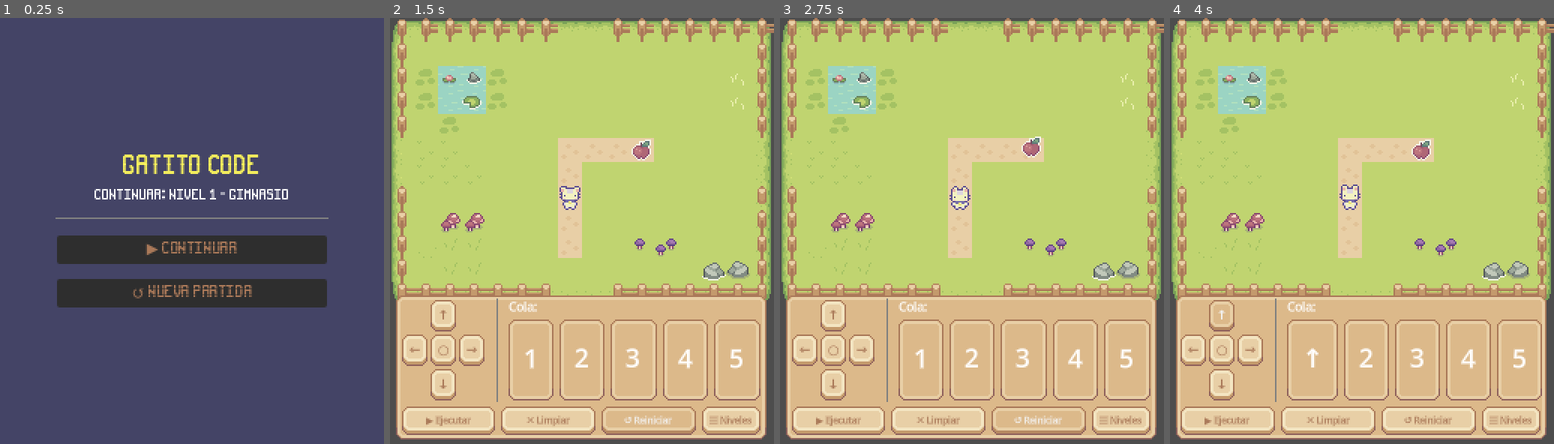
Above: before the commit, frames 1-4 (left to right).
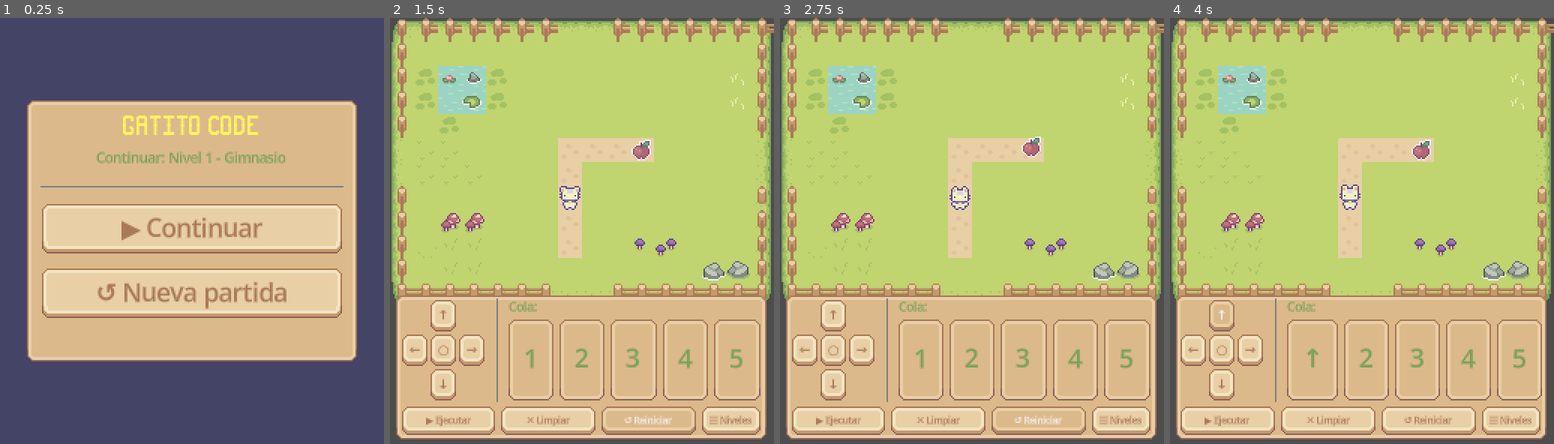
Above: after the commit, the same moments.

Repository: iarabaya/proyecto-integrador-v1
Game: Godot game, scene res://scenes/continue_screen/continue_screen.tscn
The game is run twice, just before and just after one commit, with the same random seed, the same clock (stepped at 60 frames per second) and the same inputs. This scene is started directly instead of the project's main scene.
Inputs:
- Up to frame 1 (0.25 s): no input
- Up to frame 2 (1.5 s): click "▶ Continuar" at 0.5 s; click "↺ Reiniciar" at 1.25 s
- Up to frame 3 (2.75 s): click "↺ Reiniciar" at 2 s
- Up to frame 4 (4 s): click "↺ Reiniciar" at 2.75 s; click "↑" at 3.5 s

The runs differ from the first frame. In frame 1, 53% of the frame differs, in the area x 7-93%, y 19-81%; in frame 2, 0.5%; in frame 3, 0.5%; in frame 4, 0.5%.

Commit message:
feat: more ui updates

Diff:
--- a/scenes/command_ui/command_ui.gd
+++ b/scenes/command_ui/command_ui.gd
@@ -23,7 +23,6 @@
 @onready var _btn_clear:   Button        = $Panel/Margin/VBox/BottomRow/BtnClear
 @onready var _btn_restart: Button        = $Panel/Margin/VBox/BottomRow/BtnRestart
 @onready var _slots_hbox:  HBoxContainer = $Panel/Margin/VBox/TopRow/Queue/Slots
-@onready var _queue_label: Label         = $Panel/Margin/VBox/TopRow/Queue/QueueLabel
 @onready var _btn_levels: Button = $Panel/Margin/VBox/BottomRow/BtnLevels
 
 
--- a/scenes/continue_screen/continue_screen.gd
+++ b/scenes/continue_screen/continue_screen.gd
@@ -2,20 +2,11 @@
 
 const PIXEL_FONT = preload("res://assets/fonts/pixelFont-7-8x14-sproutLands.ttf")
 
-@onready var _subtitle:     Label  = $Background/Center/Card/Subtitle
-@onready var _btn_continue: Button = $Background/Center/Card/BtnContinue
-@onready var _btn_new_game: Button = $Background/Center/Card/BtnNewGame
+@onready var _subtitle:     Label  = $Background/Panel/Margin/Card/Subtitle
+@onready var _btn_continue: Button = $Background/Panel/Margin/Card/BtnContinue
+@onready var _btn_new_game: Button = $Background/Panel/Margin/Card/BtnNewGame
 
 func _ready() -> void:
-	# Apply pixel font everywhere
-	for node in [$Background/Center/Card/Title, _subtitle, _btn_continue, _btn_new_game]:
-		node.add_theme_font_override("font", PIXEL_FONT)
-
-	for btn in [_btn_continue, _btn_new_game]:
-		btn.add_theme_font_size_override("font_size", 10)
-		_style_button(btn)
-
-	$Background/Center/Card/Title.add_theme_font_size_override("font_size", 16)
 	_subtitle.add_theme_font_size_override("font_size", 9)
 
 	# Show the level the player will continue from
@@ -36,20 +27,3 @@
 func _on_new_game() -> void:
 	SaveSystem.reset()
 	SaveSystem.launch_level(SaveSystem.LEVELS[0]["key"])
-
-func _style_button(btn: Button) -> void:
-	var states  := ["normal", "hover", "pressed", "focus", "disabled"]
-	var colors  := [Color(0.18,0.18,0.18), Color(0.30,0.30,0.30),
-					Color(0.10,0.28,0.10), Color(0.18,0.18,0.18), Color(0.12,0.12,0.12)]
-	for i in states.size():
-		var sb := StyleBoxFlat.new()
-		sb.bg_color = colors[i]
-		sb.corner_radius_top_left    = 2
-		sb.corner_radius_top_right   = 2
-		sb.corner_radius_bottom_left = 2
-		sb.corner_radius_bottom_right = 2
-		sb.content_margin_top    = 4
-		sb.content_margin_bottom = 4
-		sb.content_margin_left   = 8
-		sb.content_margin_right  = 8
-		btn.add_theme_stylebox_override(states[i], sb)
--- a/scenes/continue_screen/continue_screen.tscn
+++ b/scenes/continue_screen/continue_screen.tscn
@@ -21,20 +21,38 @@
 grow_vertical = 2
 color = Color(0.26666668, 0.26666668, 0.4, 1)
 
-[node name="Center" type="CenterContainer" parent="Background" unique_id=1953464377]
+[node name="Panel" type="Panel" parent="Background" unique_id=1085273804]
+layout_mode = 1
+anchors_preset = 8
+anchor_left = 0.5
+anchor_top = 0.5
+anchor_right = 0.5
+anchor_bottom = 0.5
+offset_left = -110.0
+offset_top = -87.0
+offset_right = 110.0
+offset_bottom = 87.0
+grow_horizontal = 2
+grow_vertical = 2
+
+[node name="Margin" type="MarginContainer" parent="Background/Panel" unique_id=1630185055]
 layout_mode = 1
 anchors_preset = 15
 anchor_right = 1.0
 anchor_bottom = 1.0
 grow_horizontal = 2
 grow_vertical = 2
+theme_override_constants/margin_left = 10
+theme_override_constants/margin_top = 10
+theme_override_constants/margin_right = 10
+theme_override_constants/margin_bottom = 10
 
-[node name="Card" type="VBoxContainer" parent="Background/Center" unique_id=753892285]
+[node name="Card" type="VBoxContainer" parent="Background/Panel/Margin" unique_id=753892285]
 custom_minimum_size = Vector2(180, 0)
 layout_mode = 2
 theme_override_constants/separation = 10
 
-[node name="Title" type="Label" parent="Background/Center/Card" unique_id=629146353]
+[node name="Title" type="Label" parent="Background/Panel/Margin/Card" unique_id=629146353]
 layout_mode = 2
 theme_override_colors/font_color = Color(1, 0.9749756, 0.359375, 1)
 theme_override_fonts/font = ExtResource("1_neff4")
@@ -42,19 +60,19 @@
 horizontal_alignment = 1
 vertical_alignment = 1
 
-[node name="Subtitle" type="Label" parent="Background/Center/Card" unique_id=1874556196]
+[node name="Subtitle" type="Label" parent="Background/Panel/Margin/Card" unique_id=1874556196]
 layout_mode = 2
 text = "Nivel 1 - Gimnasio"
 horizontal_alignment = 1
 vertical_alignment = 1
 
-[node name="Sep" type="HSeparator" parent="Background/Center/Card" unique_id=1452403004]
+[node name="Sep" type="HSeparator" parent="Background/Panel/Margin/Card" unique_id=1452403004]
 layout_mode = 2
 
-[node name="BtnContinue" type="Button" parent="Background/Center/Card" unique_id=1939094138]
+[node name="BtnContinue" type="Button" parent="Background/Panel/Margin/Card" unique_id=1939094138]
 layout_mode = 2
 text = "▶ Continuar"
 
-[node name="BtnNewGame" type="Button" parent="Background/Center/Card" unique_id=258963053]
+[node name="BtnNewGame" type="Button" parent="Background/Panel/Margin/Card" unique_id=258963053]
 layout_mode = 2
 text = "↺ Nueva partida"
--- a/scenes/game_level/game_level.gd
+++ b/scenes/game_level/game_level.gd
@@ -6,8 +6,8 @@
 @onready var walls_layer:      TileMapLayer = $WallsLayer
 @onready var _ui:              CanvasLayer  = $CommandUI
 @onready var _win_overlay:     CanvasLayer  = $WinOverlay
-@onready var _win_restart_btn: Button       = $WinOverlay/Background/VBox/BtnRestart
-@onready var _win_next_btn:    Button       = $WinOverlay/Background/VBox/BtnNext
+@onready var _win_restart_btn: Button       = $WinOverlay/Background/Panel/VBox/BtnRestart
+@onready var _win_next_btn:    Button       = $WinOverlay/Background/Panel/VBox/BtnNext
 
 var _level_key: String
 var level_data: Dictionary
--- a/scenes/level_select/level_select.gd
+++ b/scenes/level_select/level_select.gd
@@ -2,8 +2,8 @@
 
 const PIXEL_FONT = preload("res://assets/fonts/pixelFont-7-8x14-sproutLands.ttf")
 
-@onready var _grid: GridContainer = $Background/Margin/VBox/Grid
-@onready var _header: Label       = $Background/Margin/VBox/Header
+@onready var _grid: GridContainer = $Background/Panel/Margin/VBox/Grid
+@onready var _header: Label       = $Background/Panel/Margin/VBox/Header
 
 func _ready() -> void:
 	_header.add_theme_font_size_override("font_size", 12)
@@ -17,7 +17,7 @@
 
 	# Outer panel
 	var panel := PanelContainer.new()
-	panel.custom_minimum_size = Vector2(100, 60)
+	panel.custom_minimum_size = Vector2(80, 60)
 	var sb := StyleBoxFlat.new()
 	sb.bg_color = Color(0.18, 0.18, 0.18) if unlocked else Color(0.10, 0.10, 0.10)
 	sb.corner_radius_top_left    = 4
--- a/scenes/level_select/level_select.tscn
+++ b/scenes/level_select/level_select.tscn
@@ -2,6 +2,7 @@
 
 [ext_resource type="Script" uid="uid://hxfd3ovnotnm" path="res://scenes/level_select/level_select.gd" id="1_4ek2u"]
 [ext_resource type="FontFile" uid="uid://dkitho2rt50ap" path="res://assets/fonts/pixelFont-7-8x14-sproutLands.ttf" id="1_t5gxd"]
+[ext_resource type="Theme" uid="uid://c4koxfd11wnyg" path="res://theme/general-ui.tres" id="1_vdlig"]
 
 [node name="LevelSelect" type="Control" unique_id=1090821814]
 layout_mode = 3
@@ -10,6 +11,7 @@
 anchor_bottom = 1.0
 grow_horizontal = 2
 grow_vertical = 2
+theme = ExtResource("1_vdlig")
 script = ExtResource("1_4ek2u")
 
 [node name="Background" type="ColorRect" parent="." unique_id=1289292721]
@@ -21,7 +23,21 @@
 grow_vertical = 2
 color = Color(0.26666668, 0.26666668, 0.4, 1)
 
-[node name="Margin" type="MarginContainer" parent="Background" unique_id=1393866801]
+[node name="Panel" type="Panel" parent="Background" unique_id=1561784568]
+layout_mode = 1
+anchors_preset = 8
+anchor_left = 0.5
+anchor_top = 0.5
+anchor_right = 0.5
+anchor_bottom = 0.5
+offset_left = -93.0
+offset_top = -125.0
+offset_right = 93.0
+offset_bottom = 125.0
+grow_horizontal = 2
+grow_vertical = 2
+
+[node name="Margin" type="MarginContainer" parent="Background/Panel" unique_id=1393866801]
 layout_mode = 1
 anchors_preset = 15
 anchor_right = 1.0
@@ -33,17 +49,17 @@
 theme_override_constants/margin_right = 20
 theme_override_constants/margin_bottom = 20
 
-[node name="VBox" type="VBoxContainer" parent="Background/Margin" unique_id=1660774015]
+[node name="VBox" type="VBoxContainer" parent="Background/Panel/Margin" unique_id=1660774015]
 layout_mode = 2
 theme_override_constants/separation = 16
 
-[node name="Header" type="Label" parent="Background/Margin/VBox" unique_id=1284485452]
+[node name="Header" type="Label" parent="Background/Panel/Margin/VBox" unique_id=1284485452]
 layout_mode = 2
 theme_override_fonts/font = ExtResource("1_t5gxd")
 text = "Seleccionar Nivel"
 horizontal_alignment = 1
 vertical_alignment = 1
 
-[node name="Grid" type="GridContainer" parent="Background/Margin/VBox" unique_id=1916154267]
+[node name="Grid" type="GridContainer" parent="Background/Panel/Margin/VBox" unique_id=1916154267]
 layout_mode = 2
 columns = 2
--- a/scenes/main_menu/main_menu.tscn
+++ b/scenes/main_menu/main_menu.tscn
@@ -1,7 +1,6 @@
 [gd_scene format=3 uid="uid://cwe8h87xchg5p"]
 
 [ext_resource type="Script" uid="uid://ba8hif3om61yt" path="res://scenes/main_menu/main_menu.gd" id="1_fsom3"]
-[ext_resource type="StyleBox" uid="uid://daf3doa5ywsg6" path="res://theme/basic-button.tres" id="2_0ebjn"]
 [ext_resource type="Theme" uid="uid://c4koxfd11wnyg" path="res://theme/general-ui.tres" id="2_ob46e"]
 
 [node name="MainMenu" type="Control" unique_id=977152885]
@@ -63,7 +62,6 @@
 
 [node name="BtnSettings" type="Button" parent="BG/Center/Panel/Card" unique_id=1473151501]
 layout_mode = 2
-theme_override_styles/normal = ExtResource("2_0ebjn")
 text = "⚙  Configuración"
 
 [node name="BtnCredits" type="Button" parent="BG/Center/Panel/Card" unique_id=82749372]
--- a/scenes/win_overlay/win_overlay.tscn
+++ b/scenes/win_overlay/win_overlay.tscn
@@ -1,8 +1,6 @@
 [gd_scene format=3 uid="uid://bu304ovs2lqfh"]
 
 [ext_resource type="FontFile" uid="uid://dkitho2rt50ap" path="res://assets/fonts/pixelFont-7-8x14-sproutLands.ttf" id="1_b66r8"]
-[ext_resource type="StyleBox" uid="uid://buebtntmqbc74" path="res://scenes/level_select/win_button.tres" id="2_nxvwg"]
-[ext_resource type="StyleBox" uid="uid://kxe6w37gyw7f" path="res://scenes/level_select/win_button_hover.tres" id="2_r3voq"]
 
 [node name="WinOverlay" type="CanvasLayer" unique_id=1863438383]
 layer = 10
@@ -17,42 +15,54 @@
 grow_vertical = 2
 color = Color(0, 0, 0, 0.65)
 
-[node name="VBox" type="VBoxContainer" parent="Background" unique_id=276453780]
+[node name="Panel" type="Panel" parent="Background" unique_id=1569731659]
 layout_mode = 1
-anchors_preset = 15
-anchor_right = 1.0
-anchor_bottom = 1.0
+anchors_preset = 8
+anchor_left = 0.5
+anchor_top = 0.5
+anchor_right = 0.5
+anchor_bottom = 0.5
+offset_left = -107.0
+offset_top = -68.0
+offset_right = 107.0
+offset_bottom = 68.0
 grow_horizontal = 2
 grow_vertical = 2
-theme_override_constants/separation = 20
+
+[node name="VBox" type="VBoxContainer" parent="Background/Panel" unique_id=276453780]
+layout_mode = 1
+anchors_preset = 8
+anchor_left = 0.5
+anchor_top = 0.5
+anchor_right = 0.5
+anchor_bottom = 0.5
+offset_left = -98.5
+offset_top = -57.0
+offset_right = 98.5
+offset_bottom = 57.0
+grow_horizontal = 2
+grow_vertical = 2
+theme_override_constants/separation = 10
 alignment = 1
 
-[node name="WinLabel" type="Label" parent="Background/VBox" unique_id=1224414093]
+[node name="WinLabel" type="Label" parent="Background/Panel/VBox" unique_id=1224414093]
 layout_mode = 2
 theme_override_fonts/font = ExtResource("1_b66r8")
 theme_override_font_sizes/font_size = 14
-text = "¡Completaste el nivel! 🎉"
+text = "🎉¡Completaste el nivel! 🎉"
 horizontal_alignment = 1
 vertical_alignment = 1
 
-[node name="BtnRestart" type="Button" parent="Background/VBox" unique_id=1490513893]
+[node name="BtnRestart" type="Button" parent="Background/Panel/VBox" unique_id=1490513893]
 custom_minimum_size = Vector2(80, 0)
 layout_mode = 2
-size_flags_horizontal = 4
 size_flags_vertical = 4
 theme_override_fonts/font = ExtResource("1_b66r8")
-theme_override_font_sizes/font_size = 12
-theme_override_styles/normal = ExtResource("2_nxvwg")
-theme_override_styles/hover = ExtResource("2_r3voq")
 text = "↺ Reiniciar"
 
-[node name="BtnNext" type="Button" parent="Background/VBox" unique_id=806332681]
+[node name="BtnNext" type="Button" parent="Background/Panel/VBox" unique_id=806332681]
 custom_minimum_size = Vector2(80, 0)
 layout_mode = 2
-size_flags_horizontal = 4
 size_flags_vertical = 4
 theme_override_fonts/font = ExtResource("1_b66r8")
-theme_override_font_sizes/font_size = 12
-theme_override_styles/normal = ExtResource("2_nxvwg")
-theme_override_styles/hover = ExtResource("2_r3voq")
 text = "▶ Siguiente nivel"
--- a/theme/basic-button.tres
+++ /dev/null
@@ -1,11 +0,0 @@
-[gd_resource type="StyleBoxTexture" format=3 uid="uid://daf3doa5ywsg6"]
-
-[ext_resource type="Texture2D" uid="uid://dleihepxqwila" path="res://assets/ui/buttons/basic-button.png" id="1_ntjlq"]
-
-[resource]
-texture = ExtResource("1_ntjlq")
-texture_margin_left = 5.0
-texture_margin_top = 5.0
-texture_margin_right = 5.0
-texture_margin_bottom = 5.0
-region_rect = Rect2(11.031668, 6.9464903, 26.165548, 19.046299)
--- a/theme/general-ui.tres
+++ b/theme/general-ui.tres
@@ -1,7 +1,7 @@
 [gd_resource type="Theme" format=3 uid="uid://c4koxfd11wnyg"]
 
-[ext_resource type="StyleBox" uid="uid://daf3doa5ywsg6" path="res://theme/basic-button.tres" id="1_l6obm"]
 [ext_resource type="Texture2D" uid="uid://bsvlc45305udo" path="res://assets/ui/buttons/basic-button-hover.png" id="1_x66o5"]
+[ext_resource type="Texture2D" uid="uid://dleihepxqwila" path="res://assets/ui/buttons/basic-button.png" id="2_2mbi3"]
 [ext_resource type="Texture2D" uid="uid://be6eudtva6n68" path="res://assets/ui/buttons/basic-button-pressed.png" id="2_x66o5"]
 [ext_resource type="Texture2D" uid="uid://b6mu4yw0gocc1" path="res://assets/ui/panels/basic-panel.png" id="4_2mbi3"]
 
@@ -12,6 +12,14 @@
 texture_margin_right = 5.0
 texture_margin_bottom = 5.0
 region_rect = Rect2(11, 6, 26, 19)
+
+[sub_resource type="StyleBoxTexture" id="StyleBoxTexture_vwk8j"]
+texture = ExtResource("2_2mbi3")
+texture_margin_left = 5.0
+texture_margin_top = 5.0
+texture_margin_right = 5.0
+texture_margin_bottom = 5.0
+region_rect = Rect2(11.031668, 6.9464903, 26.165548, 19.046299)
 
 [sub_resource type="StyleBoxTexture" id="StyleBoxTexture_2mbi3"]
 texture = ExtResource("2_x66o5")
@@ -40,7 +48,8 @@
 [resource]
 Button/colors/font_color = Color(0.6666667, 0.4745098, 0.34901962, 1)
 Button/styles/hover = SubResource("StyleBoxTexture_w6kf7")
-Button/styles/normal = ExtResource("1_l6obm")
+Button/styles/normal = SubResource("StyleBoxTexture_vwk8j")
 Button/styles/pressed = SubResource("StyleBoxTexture_2mbi3")
+Label/colors/font_color = Color(0.47058824, 0.6313726, 0.34509805, 1)
 Panel/styles/panel = SubResource("StyleBoxTexture_646mi")
 PanelContainer/styles/panel = SubResource("StyleBoxTexture_jvwnk")
